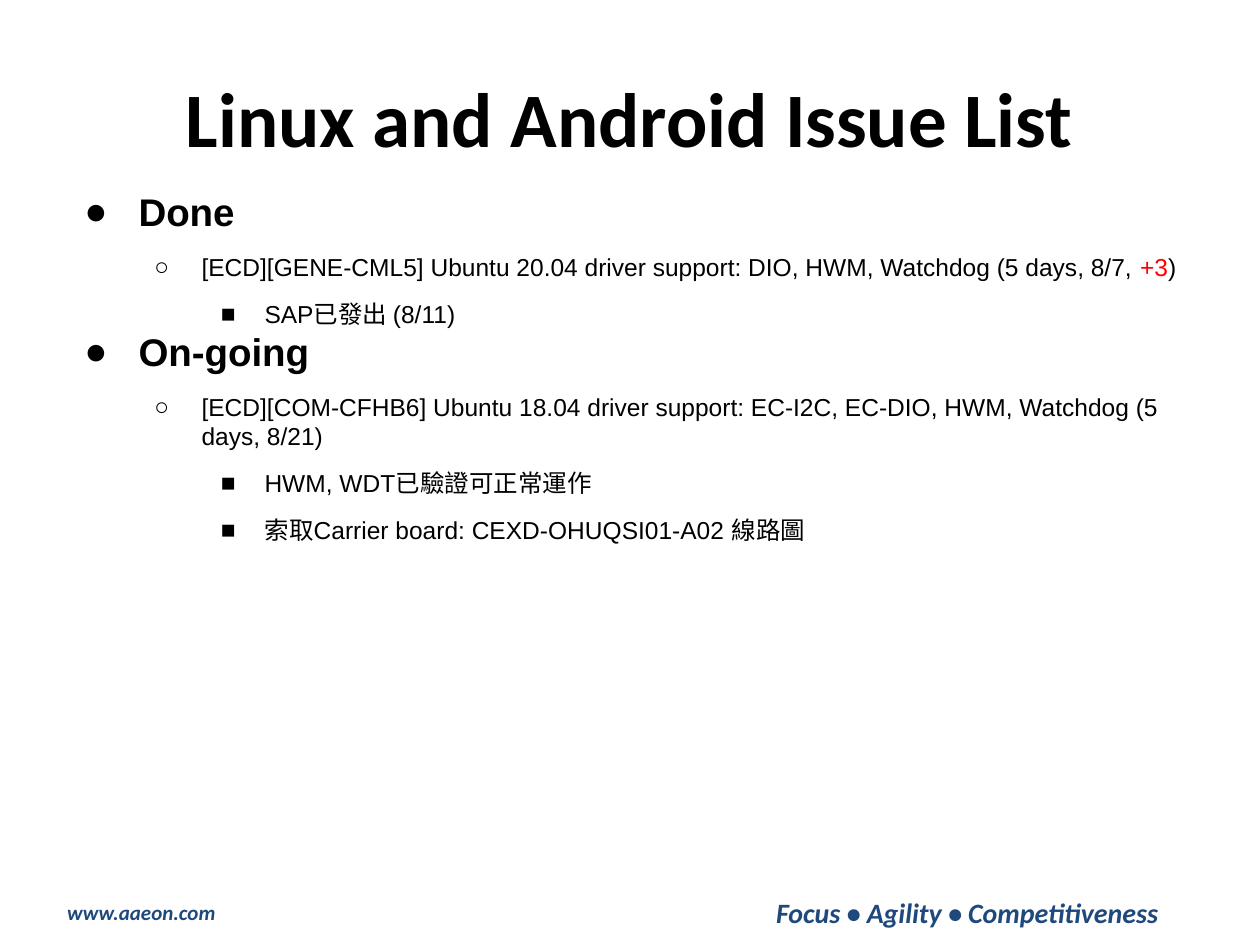
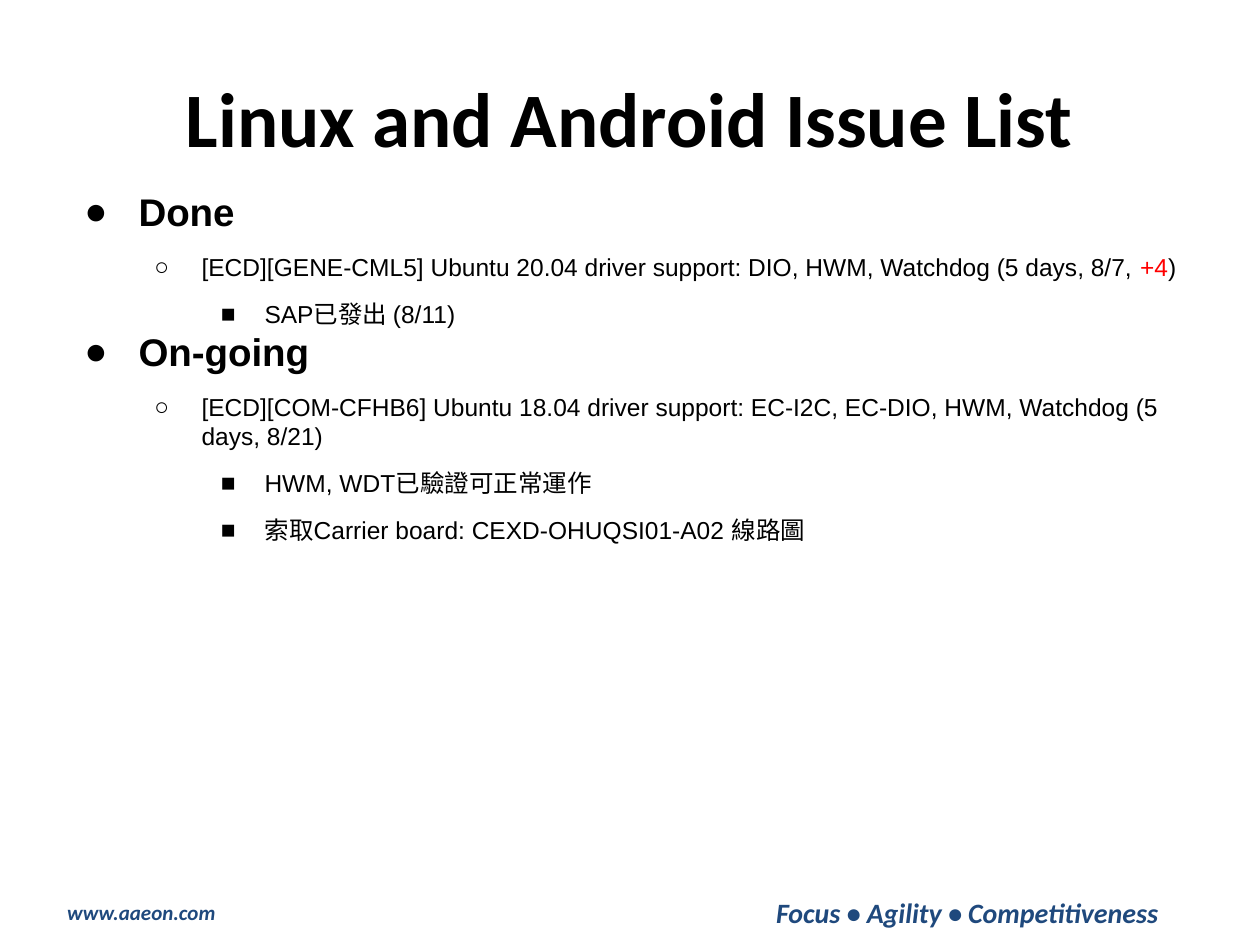
Before and after one commit to hsuziyen/node, a slide deck: slide 8 of 2020週報-0810_0814.pptx (slide 9 before the commit). Drawn at 1260x945 pixels with LibreOffice and Linux fonts; fonts in the diff are those of the drawing; background and template pictures are left out. Boxes give left, top, right and bottom in pixels: in the first picture for what was removed or moved away, otherwise in the second. Text is boxed around its words. In the diff, an @@ line names an element or a change of style, - is before the commit and + after.

```diff
--- a/2020週報-0810_0814.pptx
+++ b/2020週報-0810_0814.pptx
@@ text at bbox=[202, 258, 1176, 281]: text changed @@
-  ○ [ECD][GENE-CML5] Ubuntu 20.04 driver support: DIO, HWM, Watchdog (5 days, 8/7, +3)
+  ○ [ECD][GENE-CML5] Ubuntu 20.04 driver support: DIO, HWM, Watchdog (5 days, 8/7, +4)
```
Also in this commit, not shown: 13 other slides changed, 3 slides removed, 4 other files.
